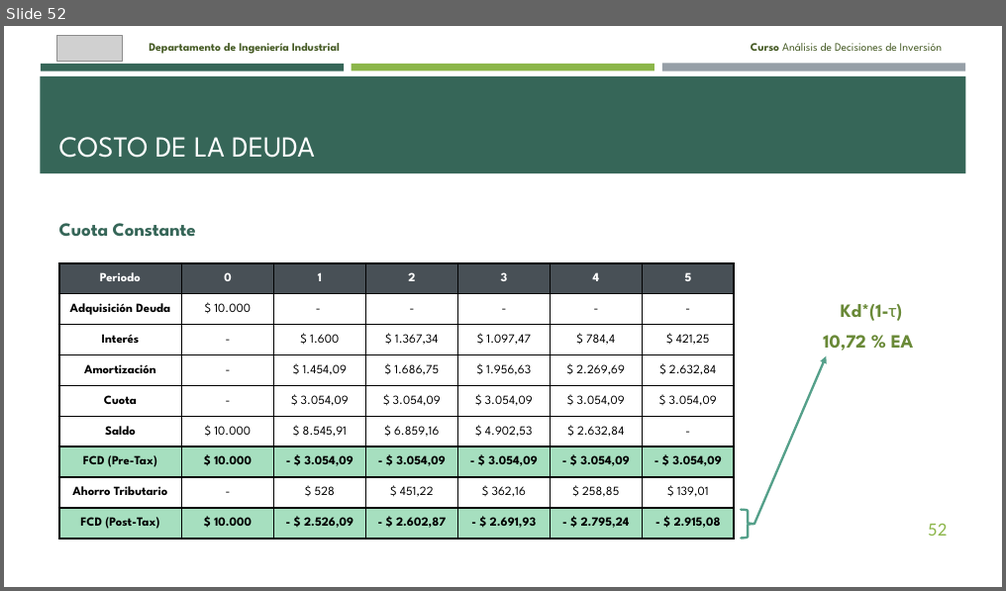
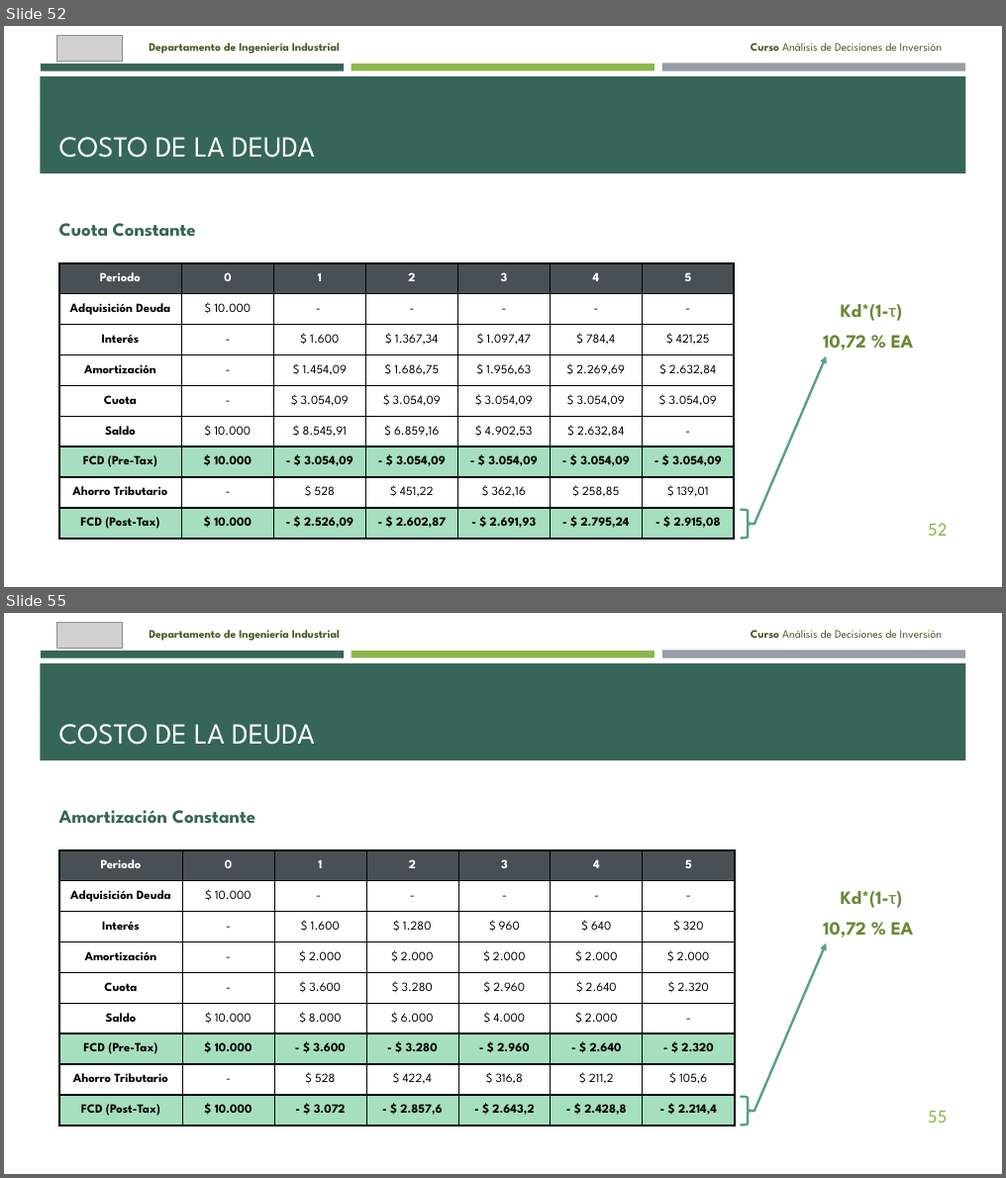
Before and after one commit to brigitte-castaneda/ANADEC_20262, a slide deck: 7.2. Anadec 202620 - Costo de la Deuda (Parte I).pptx. Shown one above the other, each under a label of ours: slide 52 before the commit, slides 52 and 55 after it; the slides between them are not shown. The pictures are 1006x591 and 1006x1178 pixels, drawn with LibreOffice and Linux fonts; fonts in the diff are those of the drawing; grey boxes stand for pictures. Boxes give left, top, right and bottom in pixels: in the first picture for what was removed or moved away, otherwise in the second. Text is boxed around its words. In the diff, an @@ line names an element or a change of style, - is before the commit and + after.

```diff
--- a/7.2. Anadec 202620 - Costo de la Deuda (Parte I).pptx
+++ b/7.2. Anadec 202620 - Costo de la Deuda (Parte I).pptx
@@ slide 55 added at [4, 613, 1002, 1174], background #FFFFFF; not listed: 4 template elements that a slide beside it also shows @@
@@ picture added at [56, 623, 122, 649] @@
@@ text added at [149, 630, 340, 641], 11 pt, text #465B25, bold @@
+Departamento de Ingeniería Industrial
@@ text added at [750, 630, 942, 638], 11 pt, text #465B25 @@
+Curso Análisis de Decisiones de Inversión
@@ title added at [59, 724, 315, 745], 28 pt, text #FFFFFF @@
+COSTO DE LA DEUDA
@@ text added at [59, 810, 255, 824], 18 pt, text #366658, bold @@
+Amortización Constante
@@ table added at [59, 851, 735, 1126], 9 rows, 7 columns @@
+Periodo | 0 | 1 | 2 | 3 | 4 | 5
+Adquisición Deuda | $ 10.000 | - | - | - | - | -
+Interés | - | $ 1.600 | $ 1.280 | $ 960 | $ 640 | $ 320
+Amortización | - | $ 2.000 | $ 2.000 | $ 2.000 | $ 2.000 | $ 2.000
+Cuota | - | $ 3.600 | $ 3.280 | $ 2.960 | $ 2.640 | $ 2.320
+Saldo | $ 10.000 | $ 8.000 | $ 6.000 | $ 4.000 | $ 2.000 | -
+FCD (Pre-Tax) | $ 10.000 | - $ 3.600 | - $ 3.280 | - $ 2.960 | - $ 2.640 | - $ 2.320
+Ahorro Tributario | - | $ 528 | $ 422,4 | $ 316,8 | $ 211,2 | $ 105,6
+FCD (Post-Tax) | $ 10.000 | - $ 3.072 | - $ 2.857,6 | - $ 2.643,2 | - $ 2.428,8 | - $ 2.214,4
@@ text added at [841, 891, 902, 908], 18 pt, text #698937, bold @@
+Kd*(1-τ)
@@ text added at [823, 922, 913, 938], 18 pt, text #698937, bold @@
+10,72 % EA
@@ arrow added from (754, 1111) to (826, 943), #55A08A 2.25 pt @@
@@ right brace added at [742, 1096, 754, 1125], outline #55A08A 2.25 pt @@
@@ page number added at [928, 1111, 946, 1123], 18 pt, text #8CB64A @@
+55
```
Also in this commit, not shown: 1 slide changed, 5 other slides added, 1 other file.
